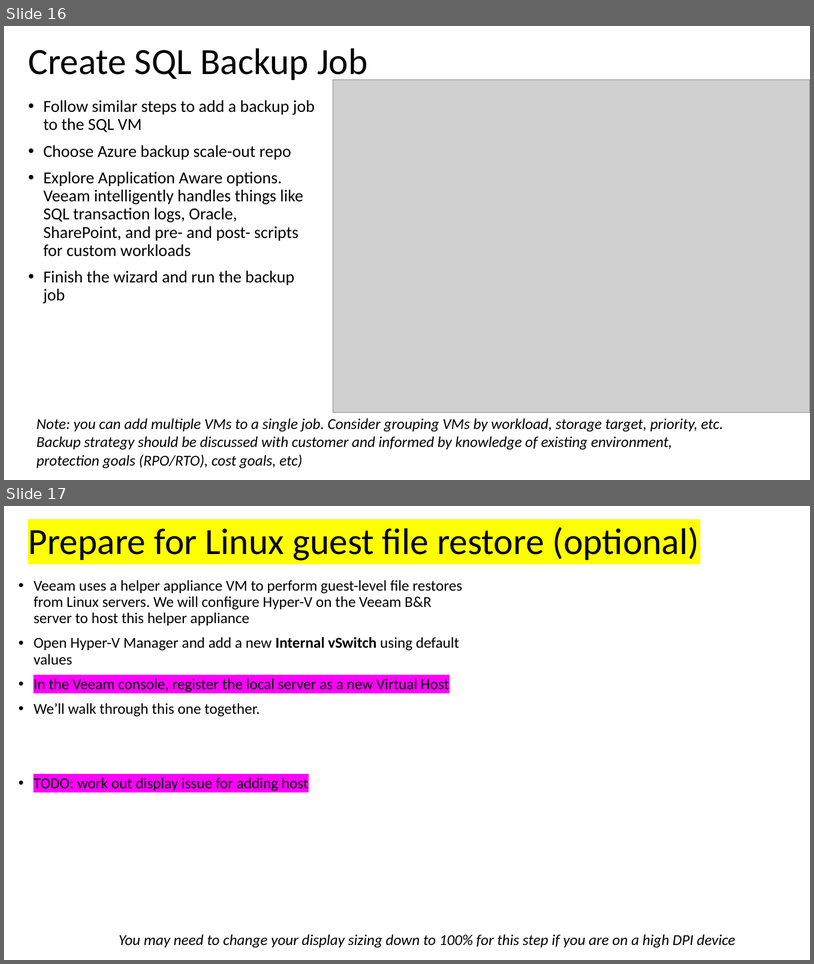
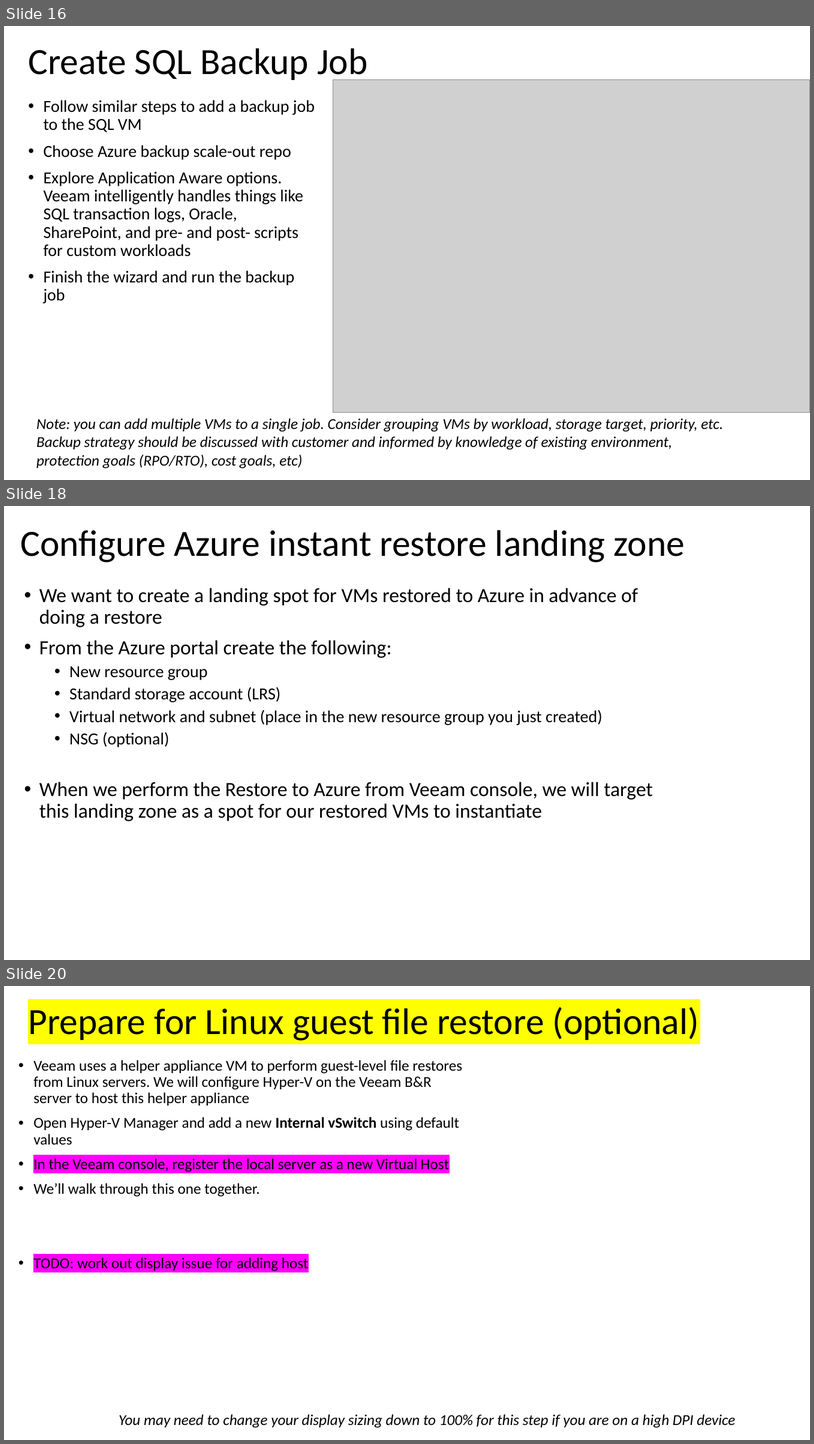
Before and after one commit to dkirby-ms/VeeamOnAzureLab, a slide deck: Veeam Lab Guide.pptx. Shown one above the other, each under a label of ours: slides 16 and 17 before the commit, slides 16, 18 and 20 after it; the slides between them are not shown. The pictures are 814x964 and 814x1444 pixels, drawn with LibreOffice and Linux fonts; fonts in the diff are those of the drawing; grey boxes stand for pictures. Boxes give left, top, right and bottom in pixels: in the first picture for what was removed or moved away, otherwise in the second. Text is boxed around its words. In the diff, an @@ line names an element or a change of style, - is before the commit and + after.

```diff
--- a/Veeam Lab Guide.pptx
+++ b/Veeam Lab Guide.pptx
@@ slide 18 added at bbox=[4, 506, 810, 960], background #FFFFFF @@
@@ title added at bbox=[20, 530, 685, 562], 44 pt, text #000000 @@
+Configure Azure instant restore landing zone
@@ text added at bbox=[39, 588, 653, 821], 24 pt, text #000000 @@
+• We want to create a landing spot for VMs restored to Azure in advance of doing a restore
+• From the Azure portal create the following:
+  • New resource group
+  • Standard storage account (LRS)
+  • Virtual network and subnet (place in the new resource group you just created)
+  • NSG (optional)
+• When we perform the Restore to Azure from Veeam console, we will target this landing zone as a spot for our restored VMs to instantiate
@@ what was slide 17 is now slide 20 @@
```
Also in this commit, not shown: 1 slide changed, 2 other slides added, 2 slides removed.
